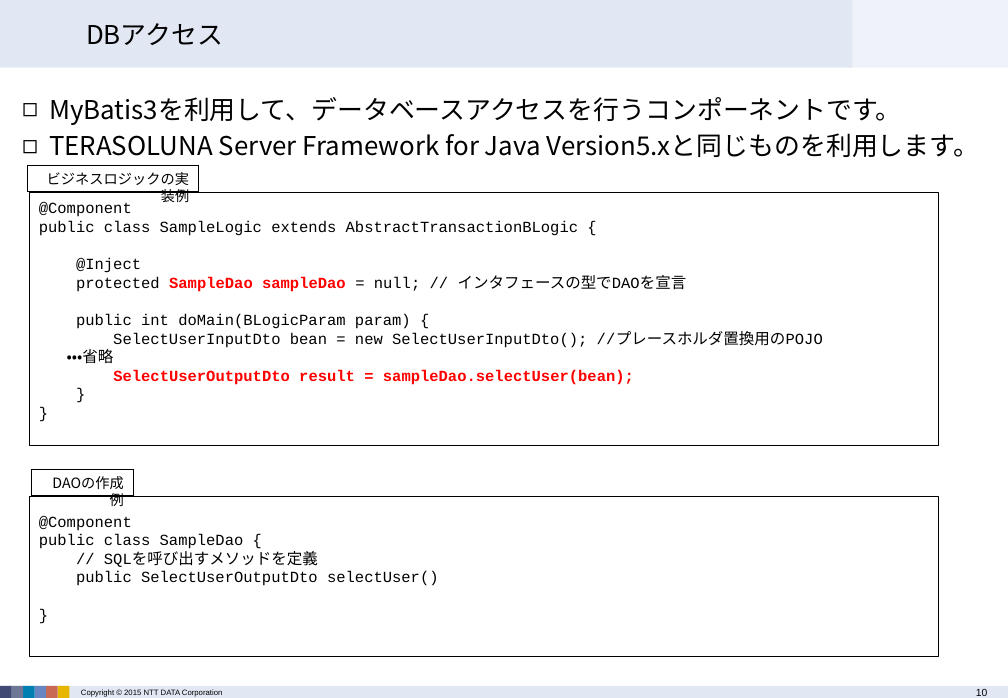
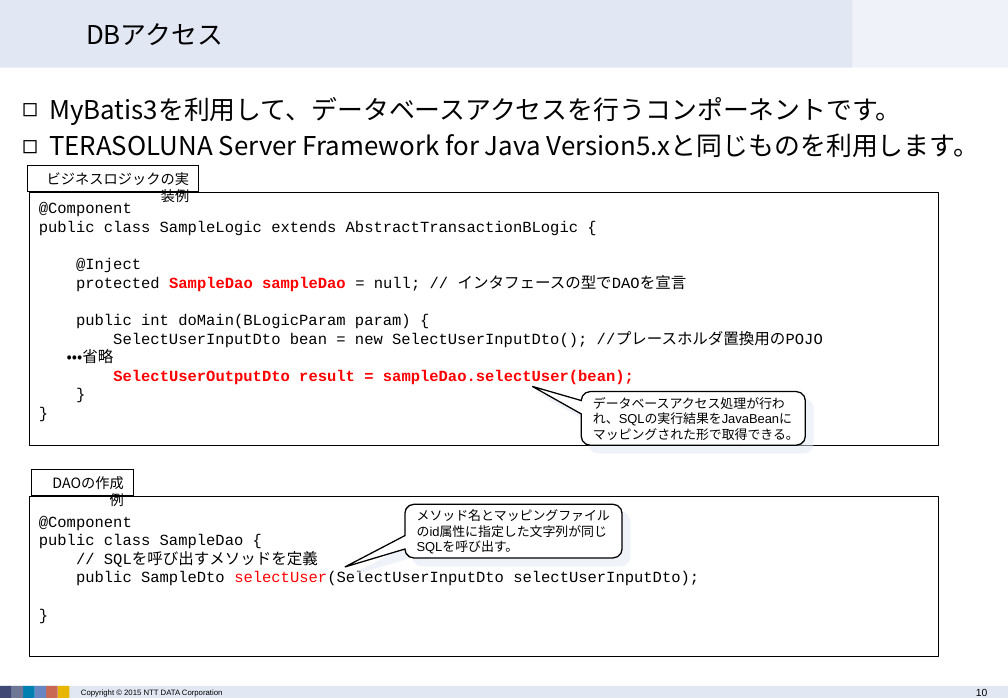
Before and after one commit to terasoluna-batch/terasoluna-doc, a slide deck: slide 10 of architecture/TERASOLUNA Batch Framework for Java Version 3.x 説明資料.pptx. Drawn at 1008x698 pixels with LibreOffice and Linux fonts; fonts in the diff are those of the drawing; background and template pictures are left out. Boxes give left, top, right and bottom in pixels: in the first picture for what was removed or moved away, otherwise in the second. Text is boxed around its words. In the diff, an @@ line names an element or a change of style, - is before the commit and + after.

```diff
--- a/architecture/TERASOLUNA Batch Framework for Java Version 3.x 説明資料.pptx
+++ b/architecture/TERASOLUNA Batch Framework for Java Version 3.x 説明資料.pptx
@@ rounded speech box added at (582, 392, 806, 446), fill #FFFFFF, outline #000000 1 pt, 10 pt, text #000000 @@
+データベースアクセス処理が行われ、SQLの実行結果をJavaBeanにマッピングされた形で取得できる。
@@ rounded speech box added at (405, 504, 622, 558), fill #FFFFFF, outline #000000 1 pt, 10 pt, text #000000 @@
+メソッド名とマッピングファイルのid属性に指定した文字列が同じSQLを呼び出す。
@@ text in rectangle at (76, 571, 699, 586): text changed @@
-public SelectUserOutputDto selectUser()
+public SampleDto selectUser(SelectUserInputDto selectUserInputDto);
```
Also in this commit, not shown: 2 other slides changed.
